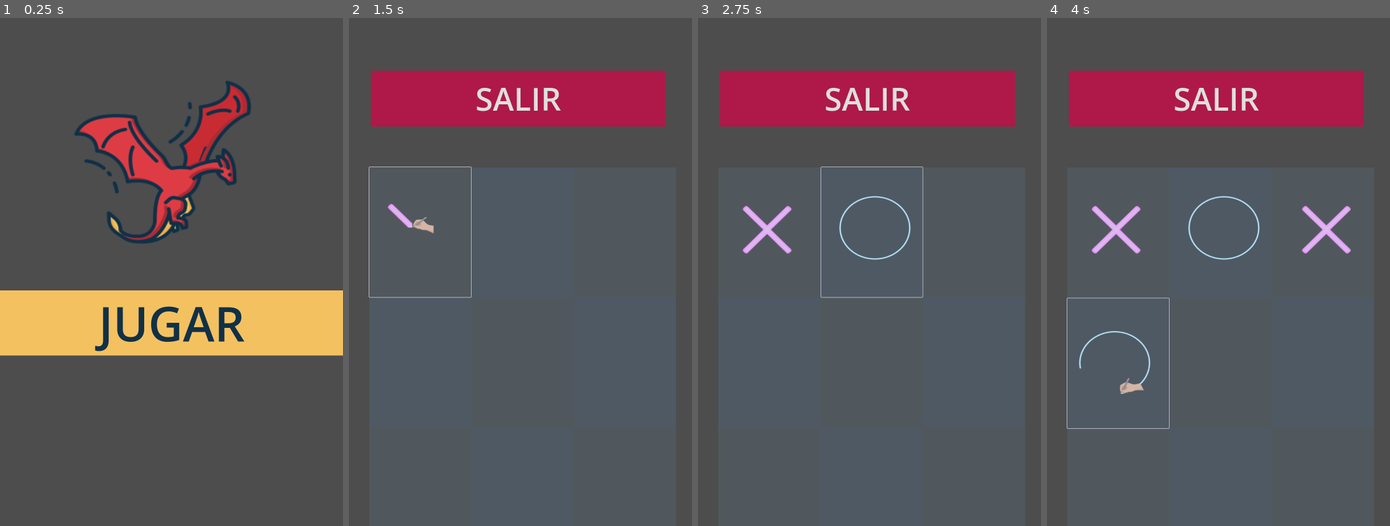
Above: before the commit, frames 1-4 (left to right).
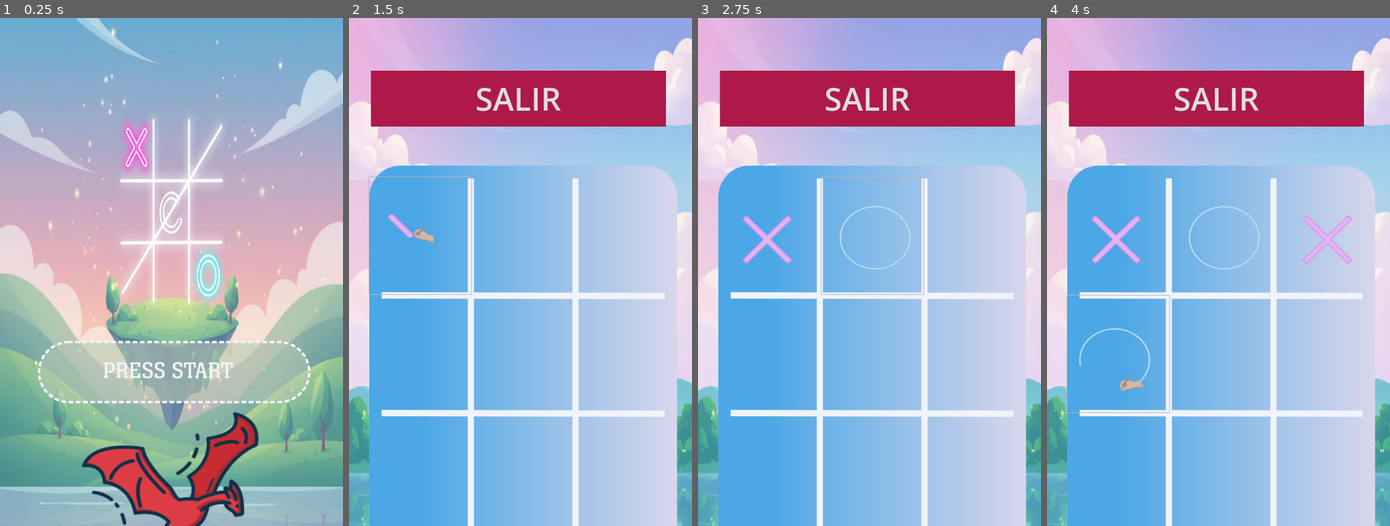
Above: after the commit, the same moments.

Repository: JulioSarauz/godot1-andorid
Game: Godot game, scene res://menu/principal.tscn
Same seed, same stepped clock (60 frames per second), same inputs: the game is played once before the commit and once after it.
Inputs (mouse positions are in pixels of both pictures, inside the frame that each line leads up to; where the layout moved, square brackets give the same spot in the first picture):
- Up to frame 1 (0.25 s): no input
- Up to frame 2 (1.5 s): click (523, 368) [520, 322] at 0.5 s; click (421, 236) [421, 231] at 1.25 s
- Up to frame 3 (2.75 s): click (872, 236) [872, 231] at 2 s
- Up to frame 4 (4 s): click (1324, 236) [1324, 231] at 2.75 s; click (1119, 353) [1119, 363] at 3.5 s

The runs differ from the first frame. In frame 1, 100% of the frame differs, in the area x 0-100%, y 0-100%; in frame 2, 91%; in frame 3, 91%; in frame 4, 90%.

Commit message:
juego 1 II

Diff:
--- a/juego1/juego1.tscn
+++ b/juego1/juego1.tscn
@@ -1,8 +1,11 @@
-[gd_scene load_steps=6 format=3 uid="uid://1cnanixe1ij7"]
+[gd_scene load_steps=9 format=3 uid="uid://1cnanixe1ij7"]
 
 [ext_resource type="Script" uid="uid://cp1oj0mpsnfqv" path="res://juego1/juego1.gd" id="1_pagyq"]
+[ext_resource type="Texture2D" uid="uid://ck5fly0ilk42k" path="res://juego1/fondo2.png" id="2_b0ftk"]
 [ext_resource type="PackedScene" uid="uid://bgwx31dy8i2u" path="res://juego1/celdas/Cell.tsn.tscn" id="2_erm0o"]
 [ext_resource type="Script" uid="uid://dt01k4m73am5w" path="res://juego1/restart_button.gd" id="2_uw1ni"]
+[ext_resource type="Texture2D" uid="uid://bfhp600aay86m" path="res://juego1/rect55.png" id="3_kl5ts"]
+[ext_resource type="Texture2D" uid="uid://dh1jq8jmmdsiv" path="res://juego1/win.png" id="5_j21li"]
 
 [sub_resource type="SystemFont" id="SystemFont_uw1ni"]
 
@@ -13,6 +16,20 @@
 layout_mode = 3
 anchors_preset = 0
 script = ExtResource("1_pagyq")
+
+[node name="TextureRect" type="TextureRect" parent="."]
+layout_mode = 0
+offset_right = 40.0
+offset_bottom = 40.0
+texture = ExtResource("2_b0ftk")
+
+[node name="TextureRect2" type="TextureRect" parent="."]
+layout_mode = 0
+offset_left = 64.0
+offset_top = 465.0
+offset_right = 1033.0
+offset_bottom = 1707.0
+texture = ExtResource("3_kl5ts")
 
 [node name="btnsalir" type="Button" parent="."]
 layout_mode = 0
@@ -25,52 +42,12 @@
 theme_override_styles/normal = SubResource("StyleBoxFlat_erm0o")
 text = "SALIR"
 
-[node name="ColorRect" type="ColorRect" parent="."]
-modulate = Color(1, 1, 1, 0.09803922)
-layout_mode = 0
-offset_left = 64.0
-offset_top = 471.0
-offset_right = 1030.0
-offset_bottom = 1706.0
-color = Color(0.47843137, 0.78039217, 0.96862745, 1)
-
-[node name="ColorRect4" type="ColorRect" parent="ColorRect"]
-layout_mode = 0
-offset_left = 645.0
-offset_top = 409.0
-offset_right = 965.0
-offset_bottom = 818.0
-color = Color(0.18431373, 0.36862746, 0.627451, 1)
-
-[node name="ColorRect3" type="ColorRect" parent="ColorRect"]
-layout_mode = 0
-offset_left = 320.0
-offset_top = 821.0
-offset_right = 640.0
-offset_bottom = 1230.0
-color = Color(0.18431373, 0.36862746, 0.627451, 1)
-
-[node name="ColorRect2" type="ColorRect" parent="ColorRect"]
-layout_mode = 0
-offset_top = 412.0
-offset_right = 320.0
-offset_bottom = 821.0
-color = Color(0.18431373, 0.36862746, 0.627451, 1)
-
-[node name="ColorRect" type="ColorRect" parent="ColorRect"]
-layout_mode = 0
-offset_left = 320.0
-offset_top = -2.0
-offset_right = 645.0
-offset_bottom = 412.0
-color = Color(0.18431373, 0.36862746, 0.627451, 1)
-
 [node name="Board" type="GridContainer" parent="."]
 layout_mode = 0
 offset_left = 64.0
-offset_top = 470.0
-offset_right = 1030.0
-offset_bottom = 1705.0
+offset_top = 501.0
+offset_right = 1034.0
+offset_bottom = 1614.0
 columns = 3
 
 [node name="Cell1" type="Button" parent="Board"]
@@ -168,24 +145,21 @@
 modulate = Color(1, 0.4745098, 1, 1)
 self_modulate = Color(0.11764706, 0.30588236, 1, 1)
 layout_mode = 0
-offset_left = 201.0
-offset_top = 502.0
-offset_right = 875.0
-offset_bottom = 1181.0
+offset_left = 26.0
+offset_top = 385.0
+offset_right = 1046.0
+offset_bottom = 1349.0
 
-[node name="fondo" type="ColorRect" parent="WinnerPanel"]
+[node name="fondo" type="TextureRect" parent="WinnerPanel"]
 layout_mode = 2
-size_flags_horizontal = 3
-size_flags_vertical = 3
-size_flags_stretch_ratio = 20.0
-color = Color(0, 0.519729, 0.5016975, 1)
+texture = ExtResource("5_j21li")
 
 [node name="LabelWinner" type="Label" parent="WinnerPanel/fondo"]
 layout_mode = 0
-offset_left = -3.0
-offset_top = 147.0
-offset_right = 671.0
-offset_bottom = 230.0
+offset_left = 160.0
+offset_top = 2.0
+offset_right = 834.0
+offset_bottom = 85.0
 size_flags_horizontal = 3
 size_flags_vertical = 6
 theme_override_font_sizes/font_size = 60
@@ -194,10 +168,10 @@
 
 [node name="RestartButton" type="Button" parent="WinnerPanel/fondo"]
 layout_mode = 0
-offset_left = 66.0
-offset_top = 364.0
-offset_right = 635.0
-offset_bottom = 524.0
+offset_left = 223.0
+offset_top = 675.0
+offset_right = 789.0
+offset_bottom = 785.0
 size_flags_horizontal = 3
 size_flags_vertical = 3
 theme_override_font_sizes/font_size = 50
--- a/menu/principal.gd
+++ b/menu/principal.gd
@@ -5,7 +5,7 @@
 
 func _ready():
 	# Conecta la señal del botón
-	$VBoxContainer/Button.pressed.connect(_on_button_pressed)
+	$Button.pressed.connect(_on_button_pressed)
 
 	# *** CORRECCIÓN: Llama a play() solo si el nodo se encontró correctamente ***
 	if animated_dragonfly:
--- a/menu/principal.tscn
+++ b/menu/principal.tscn
@@ -1,11 +1,9 @@
-[gd_scene load_steps=6 format=3 uid="uid://bu3s8a01x6ise"]
+[gd_scene load_steps=7 format=3 uid="uid://bu3s8a01x6ise"]
 
 [ext_resource type="Script" uid="uid://c2v4c2yhvhn6u" path="res://menu/principal.gd" id="1_i3qnb"]
+[ext_resource type="Texture2D" uid="uid://wq1m2rd8j0p1" path="res://menu/INICIO.png" id="2_8qurq"]
 [ext_resource type="Texture2D" uid="uid://6okdpm5eegw0" path="res://menu/dragon.png" id="2_52d4p"]
 [ext_resource type="Texture2D" uid="uid://dbajpu1qwpw37" path="res://menu/dragon2.png" id="2_s0qtw"]
-
-[sub_resource type="StyleBoxFlat" id="StyleBoxFlat_52d4p"]
-bg_color = Color(0.95686275, 0.75686276, 0.38039216, 1)
 
 [sub_resource type="SpriteFrames" id="SpriteFrames_8qurq"]
 animations = [{
@@ -21,10 +19,19 @@
 "speed": 4.0
 }]
 
+[sub_resource type="StyleBoxFlat" id="StyleBoxFlat_52d4p"]
+bg_color = Color(0.95686275, 0.75686276, 0.38039216, 0)
+
 [node name="Principal" type="Control"]
 layout_mode = 3
 anchors_preset = 0
 script = ExtResource("1_i3qnb")
+
+[node name="TextureRect" type="TextureRect" parent="."]
+layout_mode = 0
+offset_right = 1081.0
+offset_bottom = 1926.0
+texture = ExtResource("2_8qurq")
 
 [node name="VBoxContainer" type="VBoxContainer" parent="."]
 layout_mode = 0
@@ -33,17 +40,20 @@
 theme_override_constants/separation = 200
 alignment = 1
 
-[node name="Button" type="Button" parent="VBoxContainer"]
-layout_mode = 2
+[node name="AnimatedSprite2D" type="AnimatedSprite2D" parent="VBoxContainer"]
+position = Vector2(536, 1498)
+scale = Vector2(2.2250955, 2.0641758)
+sprite_frames = SubResource("SpriteFrames_8qurq")
+animation = &"dragonfly"
+frame_progress = 0.4612324
+
+[node name="Button" type="Button" parent="."]
+layout_mode = 0
+offset_left = 116.0
+offset_top = 1006.0
+offset_right = 977.0
+offset_bottom = 1211.0
 theme_override_colors/font_color = Color(0.06666667, 0.19215687, 0.2784314, 1)
 theme_override_font_sizes/font_size = 150
 theme_override_styles/normal = SubResource("StyleBoxFlat_52d4p")
-text = "JUGAR"
 autowrap_trim_flags = 192
-
-[node name="AnimatedSprite2D" type="AnimatedSprite2D" parent="VBoxContainer"]
-position = Vector2(512, 454)
-scale = Vector2(2.2250955, 2.0641758)
-sprite_frames = SubResource("SpriteFrames_8qurq")
-animation = &"dragonfly"
-frame_progress = 0.36757576
Not shown, changed: icon.svg
Binary file added: juego1/fondo2.png
Not shown, added: juego1/fondo2.png.import
Binary file added: juego1/rect55.png
Not shown, added: juego1/rect55.png.import
Binary file added: juego1/win.png
Not shown, added: juego1/win.png.import
Binary file added: menu/INICIO.png
Not shown, added: menu/INICIO.png.import
Not shown, changed: TresEnRaya.apk
Not shown, changed: TresEnRaya.apk.idsig
